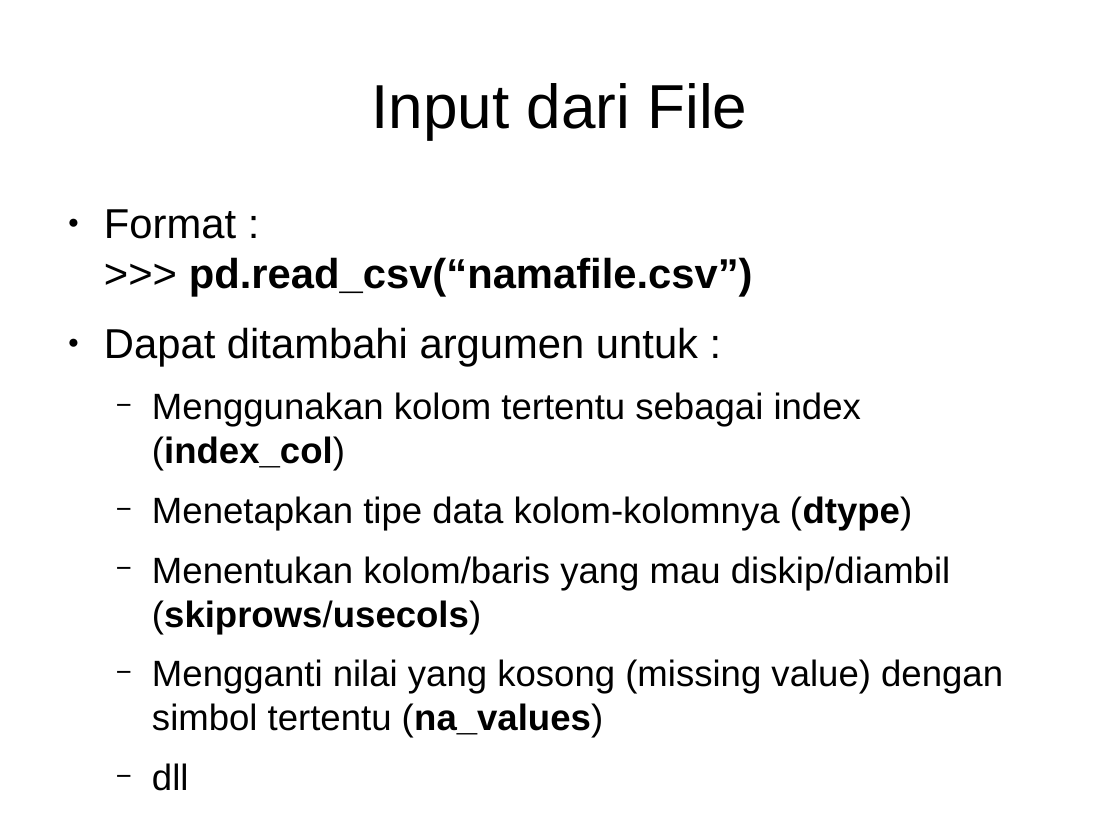
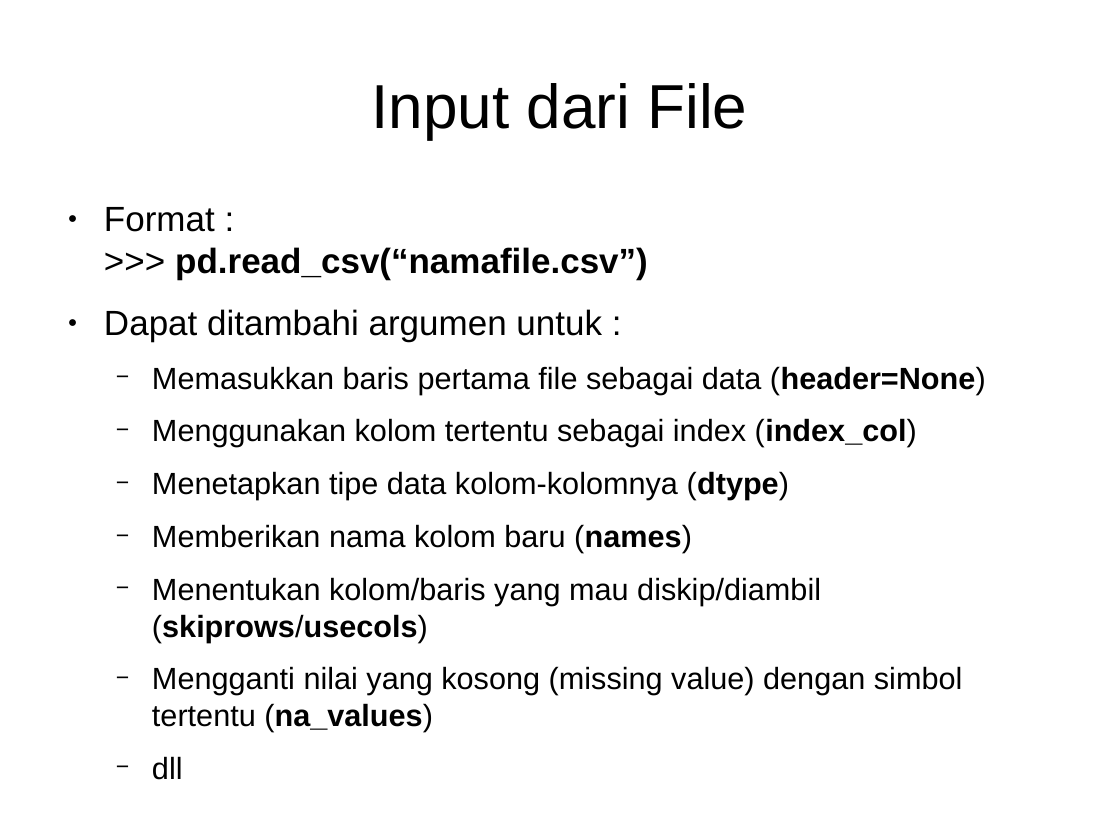
Before and after one commit to Arasy/SlidePythonDataScience, a slide deck: slide 23 of Ch3-Pandas.odp (slide 20 before the commit). Drawn at 1120x840 pixels with LibreOffice and Linux fonts; fonts in the diff are those of the drawing. Boxes give left, top, right and bottom in pixels: in the first picture for what was removed or moved away, otherwise in the second. Text is boxed around its words. In the diff, an @@ line names an element or a change of style, - is before the commit and + after.

```diff
--- a/Ch3-Pandas.odp
+++ b/Ch3-Pandas.odp
@@ text at [104, 207, 963, 695]: size 29.6 to 24.8 pt in "Format : >>> pd.read_csv(“namafile.csv”)", "Dapat ditambahi argumen untuk :"; size 25.9 to 21.7 pt in "Menggunakan kolom tertentu sebagai index (index_col)", "Menetapkan tipe data kolom-kolomnya (dtype)", "Menentukan kolom/baris yang mau diskip/diambil (skiprows/use ...", "Mengganti nilai yang kosong (missing value) dengan ..." and 1 more places @@
@@ text at [152, 366, 986, 394]: paragraph added @@
+  − Memasukkan baris pertama file sebagai data (header=None)
@@ text at [152, 524, 692, 553]: paragraph added @@
+  − Memberikan nama kolom baru (names)
```
Also in this commit, not shown: 3 other slides changed, 6 slides added.
